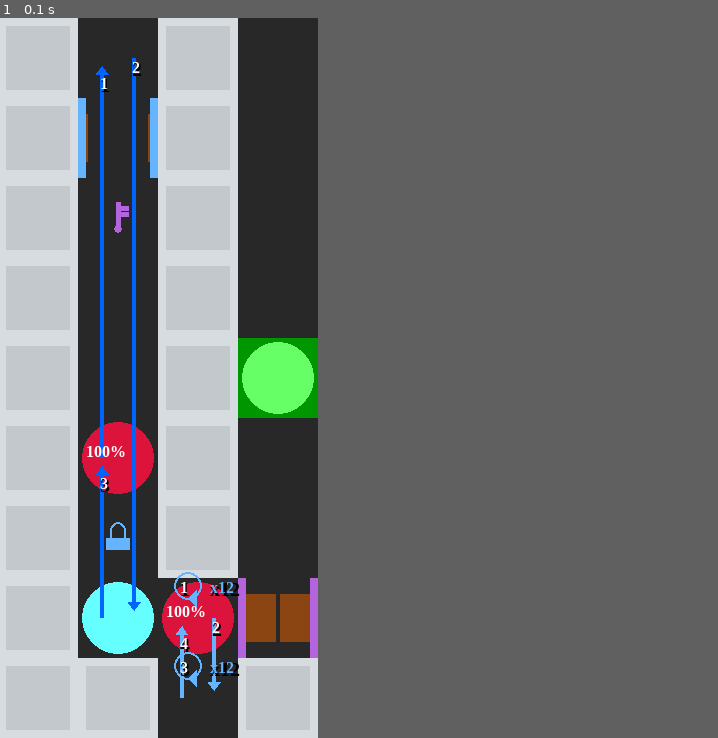
Above: before the commit, frame 1.
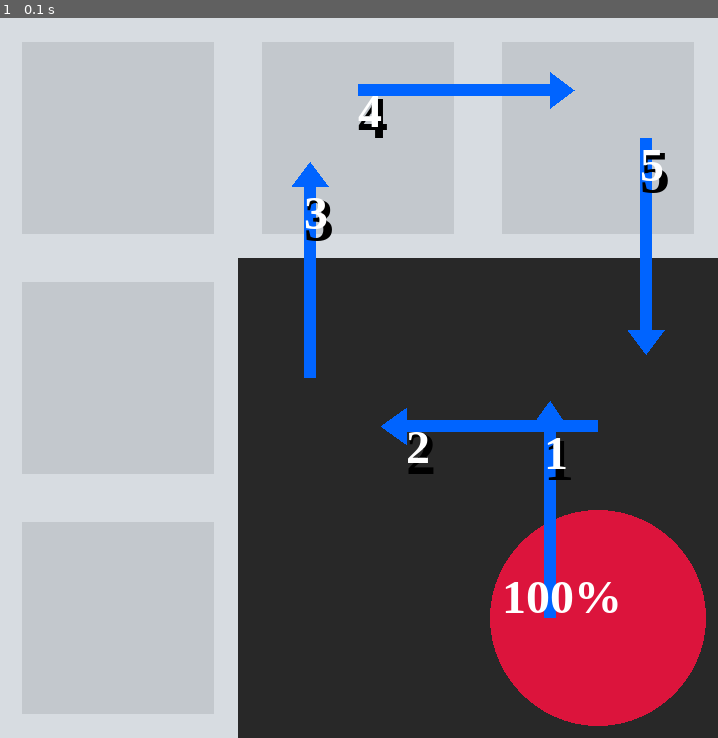
Above: after the commit, the same moment.

Repository: WingedSeal/mazegame
Game: pygame game, started from src/main.py
Same seed, same stepped clock (60 frames per second), same inputs: the game is played once before the commit and once after it.
Inputs:
- Up to frame 1 (0.1 s): no input
In our replay, the window is 320x720 before the commit and 720x720 after it. These sizes can differ from the game's own. Grey fills any space a smaller window leaves; there, only what the larger window draws over its background counts as a difference.

The runs differ from the first frame. In frame 1, 46% of the frame differs, in the area x 10-100%, y 0-100%.

Commit message:
feat: fix arrows

Diff:
--- a/src/main.py
+++ b/src/main.py
@@ -1,3 +1,4 @@
+from mazegame.map import Block, Enemy, Map
 from mazegame.preview import Preview
 from mazegame import *
 
@@ -6,6 +7,14 @@
     return
 
 
-Preview(NORMAL4).run()
+Preview(
+    Map(
+        [
+            [Block(), Block(), Block()],
+            [Block(), None, None],
+            [Block(), None, Enemy(path=[UP, LEFT, UP, RIGHT, DOWN])],
+        ]
+    )
+).run()
 
 # run(script, NORMAL4)
--- a/src/mazegame/preview.py
+++ b/src/mazegame/preview.py
@@ -93,18 +93,18 @@
                 )
             case Direction.LEFT:
                 new_path = (
-                    _path_points_tile[-1][0] - 0.5,
-                    _path_points_tile[-1][0] + _ARROW_PADDING,
-                    _path_points_tile[-1][0] - length - 0.5,
-                    _path_points_tile[-1][0] + _ARROW_PADDING,
+                    _path_points_tile[-1][0] + 0.5,
+                    _path_points_tile[-1][0] - _ARROW_PADDING,
+                    _path_points_tile[-1][0] - length + 0.5,
+                    _path_points_tile[-1][0] - _ARROW_PADDING,
                     direction,
                 )
             case Direction.RIGHT:
                 new_path = (
-                    _path_points_tile[-1][0] - 0.5,
-                    _path_points_tile[-1][0] + 1 - _ARROW_PADDING,
-                    _path_points_tile[-1][0] + length - 0.5,
-                    _path_points_tile[-1][0] + 1 - _ARROW_PADDING,
+                    _path_points_tile[-1][0] + 0.5,
+                    _path_points_tile[-1][0] + _ARROW_PADDING - 1,
+                    _path_points_tile[-1][0] + length + 0.5,
+                    _path_points_tile[-1][0] + _ARROW_PADDING - 1,
                     direction,
                 )
             case Direction.HALT:
@@ -317,7 +317,7 @@
             case Direction.RIGHT:
                 arrow_points = [
                     (left + size_x, top + size_y + _ARROW_HEAD_WIDTH_OFFSET),
-                    (left + size_x - _ARROW_HEAD_HEIGHT, top + size_y / 2),
+                    (left + size_x + _ARROW_HEAD_HEIGHT, top + size_y / 2),
                     (left + size_x, top - _ARROW_HEAD_WIDTH_OFFSET),
                 ]
 
